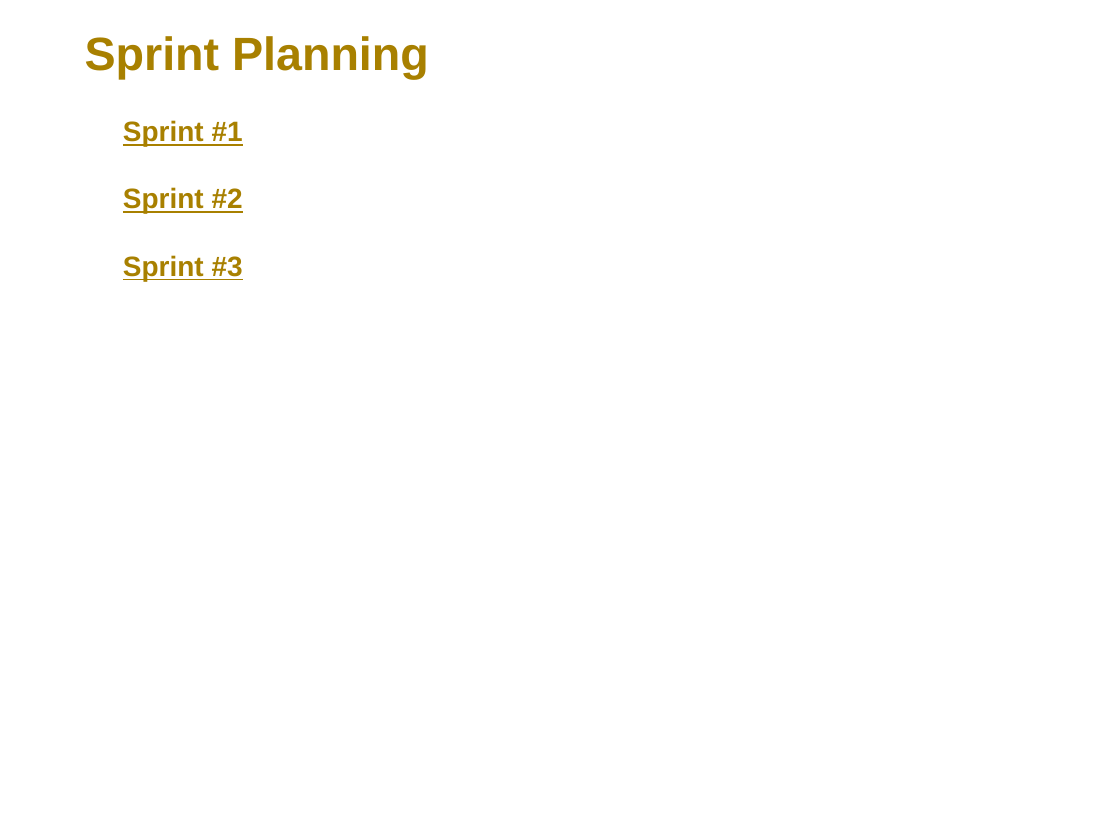
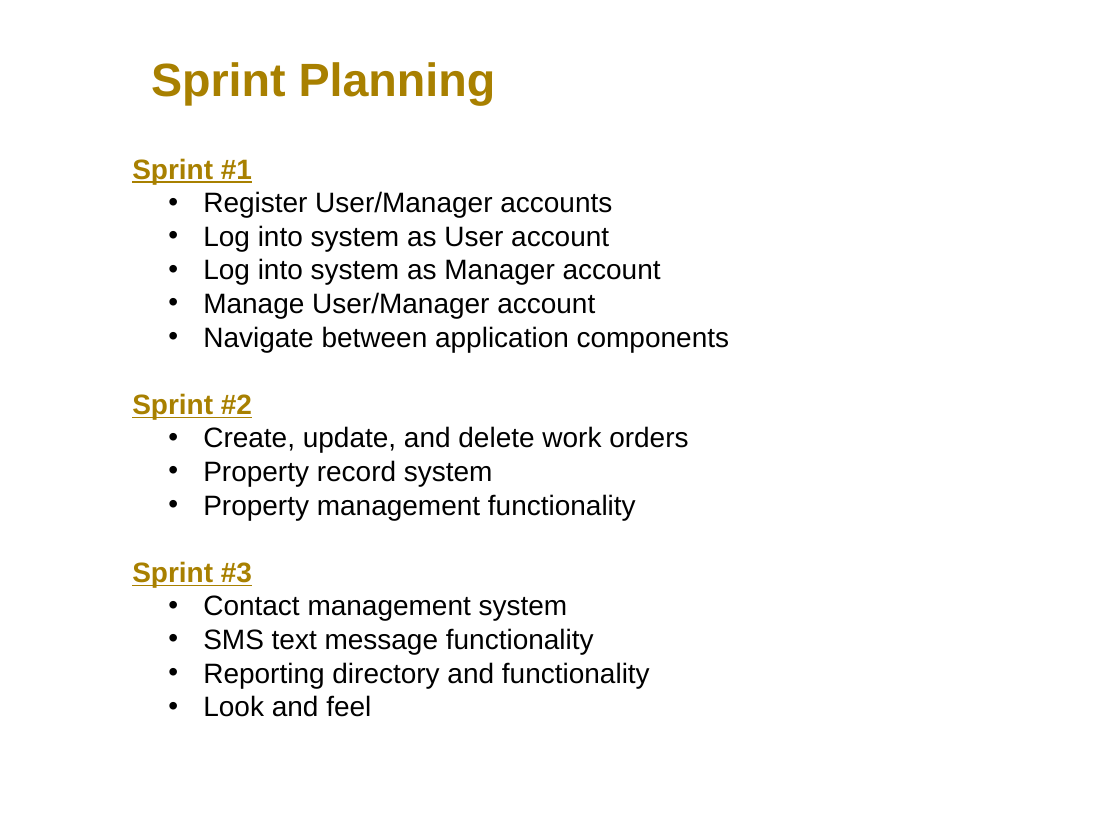
Before and after one commit to jjm3x3/propertyManager, a slide deck: slide 9 of DesignPlans.pptx. Drawn at 1120x840 pixels with LibreOffice and Linux fonts; fonts in the diff are those of the drawing. Boxes give left, top, right and bottom in pixels: in the first picture for what was removed or moved away, otherwise in the second. Text is boxed around its words. In the diff, an @@ line names an element or a change of style, - is before the commit and + after.

```diff
--- a/DesignPlans.pptx
+++ b/DesignPlans.pptx
@@ text "Sprint Planning": place and size @@
-text "Sprint Planning" at [85,36,429,80]
+text "Sprint Planning" at [151,62,496,105]
@@ text "Sprint #1": place and size @@
-text "Sprint #1" at [123,120,243,281]
+text "Sprint #1" at [132,158,729,717]
@@ text at [203,191,729,352]: paragraphs added @@
+    • Register User/Manager accounts
+    • Log into system as User account
+    • Log into system as Manager account
+    • Manage User/Manager account
+    • Navigate between application components
@@ text at [203,426,688,520]: paragraphs added @@
+    • Create, update, and delete work orders
+• Property record system
+• Property management functionality
@@ text at [203,595,650,717]: paragraphs added @@
+• Contact management system
+• SMS text message functionality
+• Reporting directory and functionality
+• Look and feel
```
Also in this commit, not shown: 3 other slides changed.
